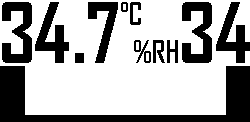
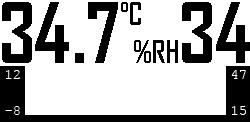
Layers edited between the first and the second 250 x 122 image:
added layer "47" above "15" over [231, 70, 246, 79]
added layer "15" above "12" over [231, 106, 246, 115]
added layer "12" above "-8" over [5, 70, 20, 79]
added layer "-8" above "Rectangle 3" over [5, 106, 20, 115]
painted on "Rectangle 1" over [5, 70, 20, 115]